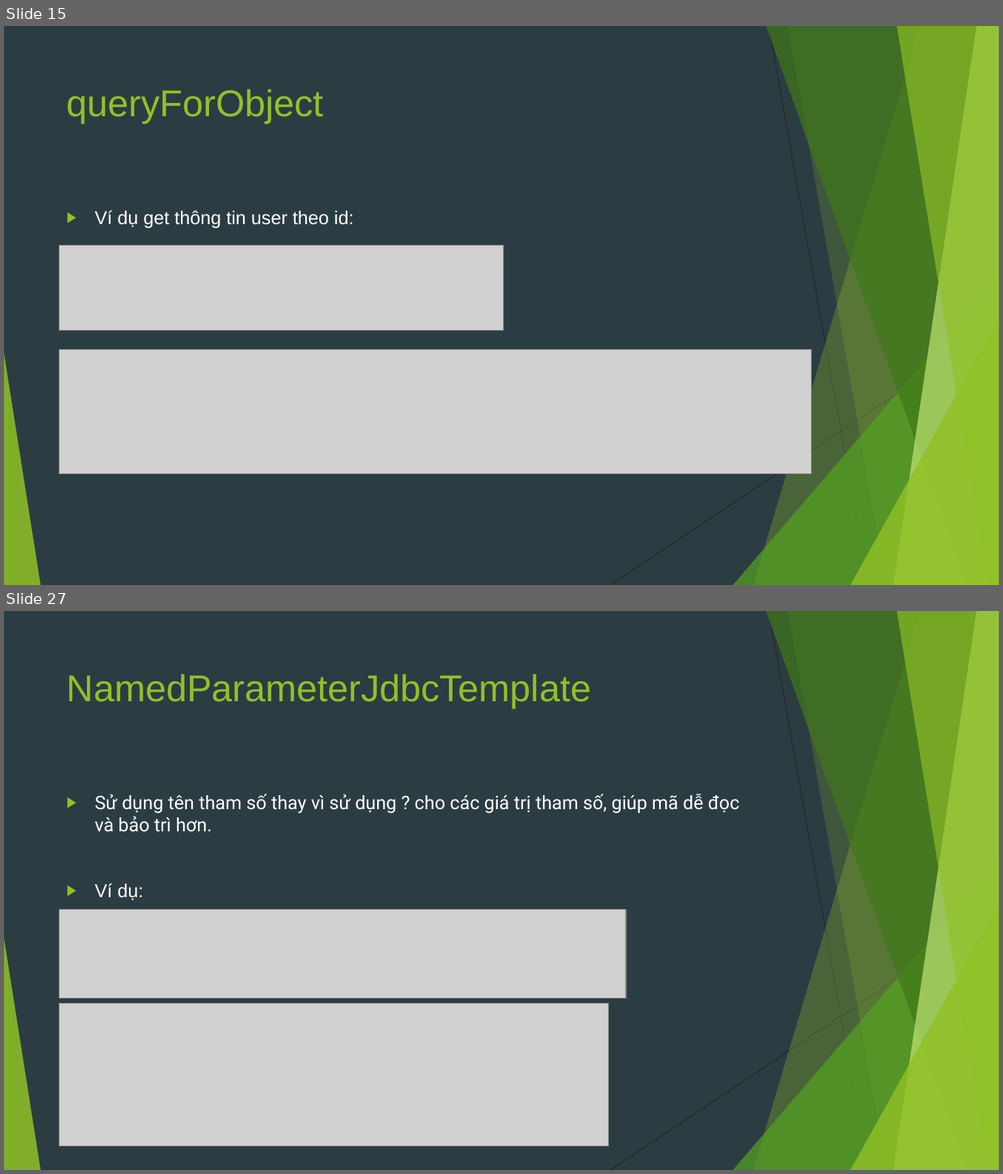
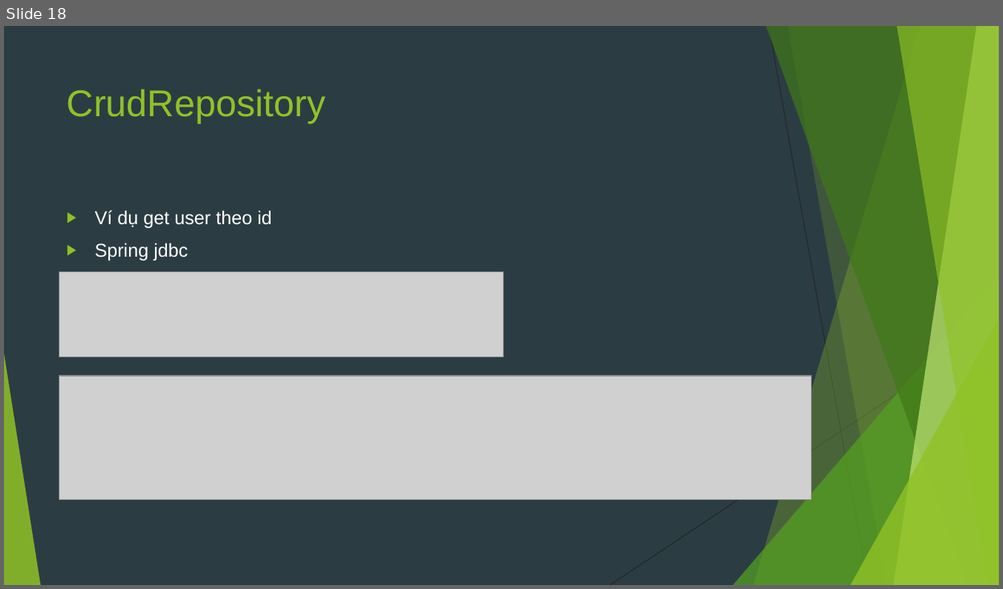
Before and after one commit to sobbingwind/SpringBoot, a slide deck: 07.Spring Data JPA.pptx. Shown one above the other, each under a label of ours: slides 15 and 27 before the commit, slide 18 after it; the slides between them are not shown. The pictures are 1003x1174 and 1003x589 pixels, drawn with LibreOffice and Linux fonts; fonts in the diff are those of the drawing; grey boxes stand for pictures. Boxes give left, top, right and bottom in pixels: in the first picture for what was removed or moved away, otherwise in the second. Text is boxed around its words. In the diff, an @@ line names an element or a change of style, - is before the commit and + after.

```diff
--- a/07.Spring Data JPA.pptx
+++ b/07.Spring Data JPA.pptx
@@ slide 27 removed at box(4, 611, 999, 1170), background #2C3C43; not listed: 10 template elements that a slide beside it also shows @@
@@ title removed at box(67, 674, 591, 709) @@
-NamedParameterJdbcTemplate
@@ text removed at box(95, 794, 740, 900) @@
-▶ Sử dụng tên tham số thay vì sử dụng ? cho các giá trị tham số, giúp mã dễ đọc và bảo trì hơn.
-▶ Ví dụ:
@@ picture removed at box(60, 909, 626, 999) @@
@@ picture removed at box(60, 1003, 609, 1147) @@
@@ what was slide 15 is now slide 18 @@
@@ slide 18 changed as well @@
@@ title at box(67, 89, 326, 124): text changed @@
-queryForObject
+CrudRepository
@@ text at box(95, 210, 272, 261): text changed @@
-▶ Ví dụ get thông tin user theo id:
+▶ Ví dụ get user theo id
+▶ Spring jdbc
@@ picture: place and size @@
-picture at box(60, 245, 504, 331)
+picture at box(60, 272, 504, 358)
@@ picture: place and size @@
-picture at box(60, 350, 811, 474)
+picture at box(60, 376, 811, 500)
```
Also in this commit, not shown: 7 other slides changed, 26 slides added, 19 other slides removed.
